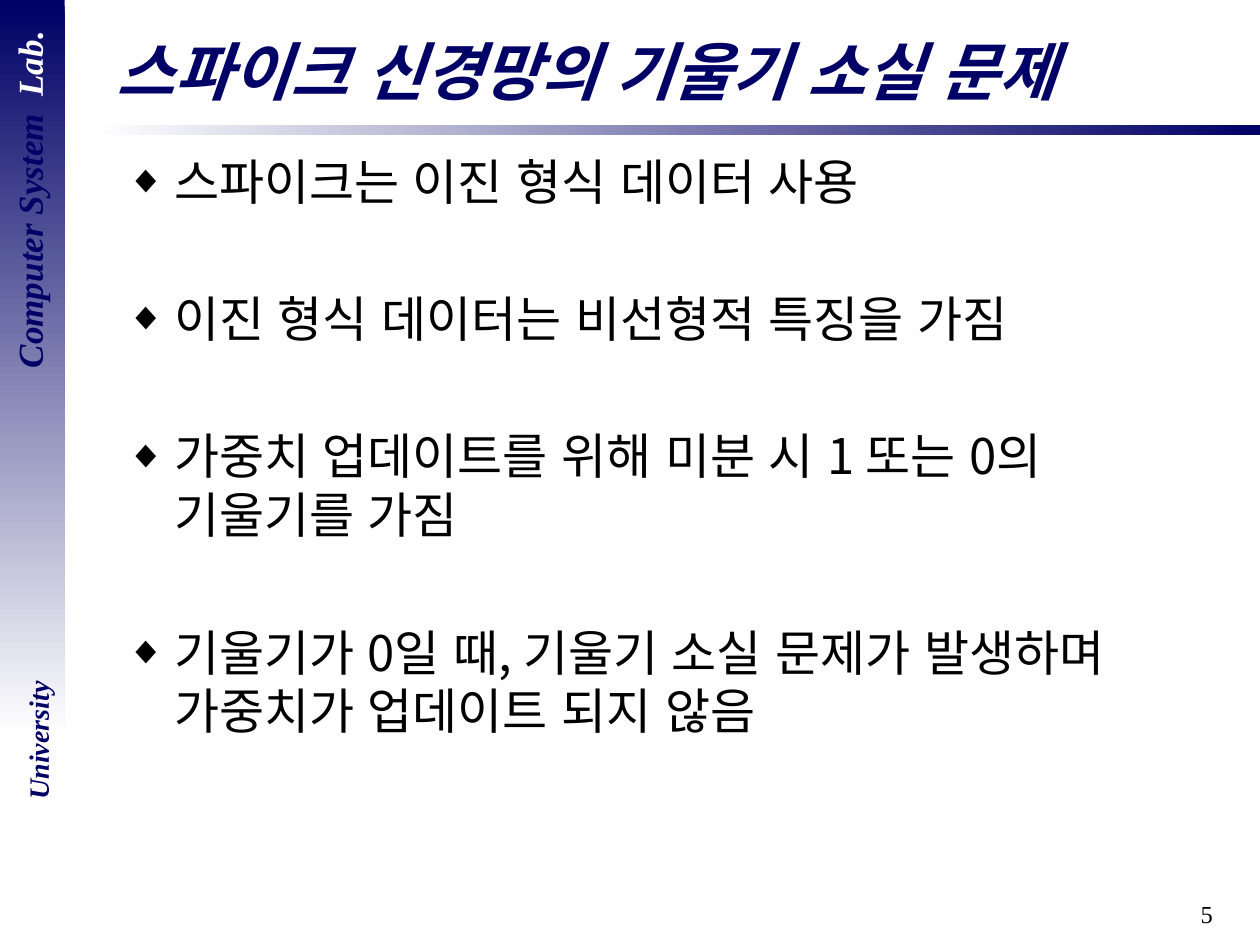
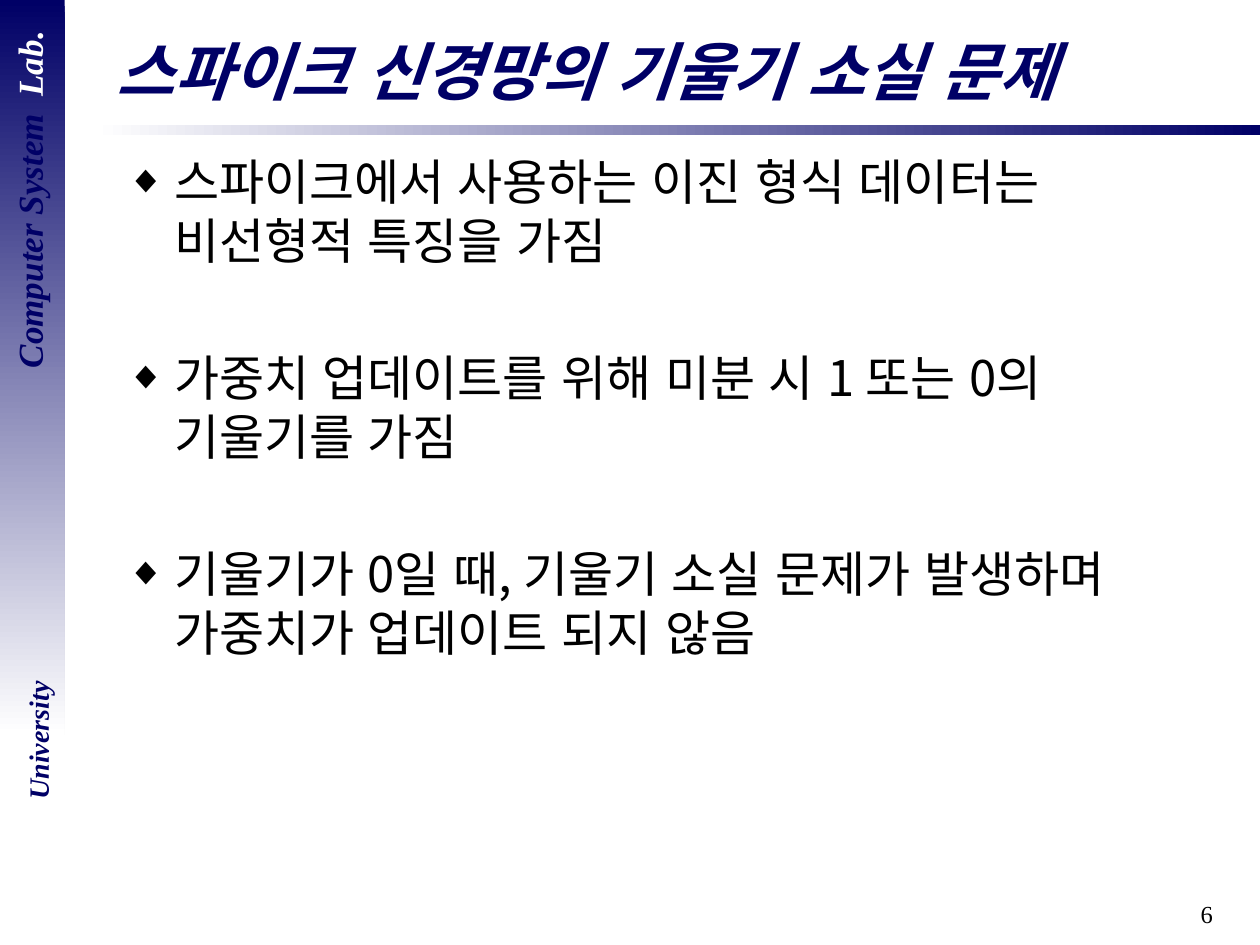
Before and after one commit to DevelopLee20/SNN, a slide deck: slide 6 of cs semina/졸업 논문 심사.pptx (slide 5 before the commit). Drawn at 1260x945 pixels with LibreOffice and Linux fonts; fonts in the diff are those of the drawing; background and template pictures are left out. Boxes give left, top, right and bottom in pixels: in the first picture for what was removed or moved away, otherwise in the second. Text is boxed around its words. In the diff, an @@ line names an element or a change of style, - is before the commit and + after.

```diff
--- a/cs semina/졸업 논문 심사.pptx
+++ b/cs semina/졸업 논문 심사.pptx
@@ text at [174,159,1039,263]: text changed @@
-◆ 스파이크는 이진 형식 데이터 사용
-◆ 이진 형식 데이터는 비선형적 특징을 가짐
+◆ 스파이크에서 사용하는 이진 형식 데이터는 비선형적 특징을 가짐
@@ page number at [1201,906,1213,924]: text changed @@
-5
+6
```
Also in this commit, not shown: 4 other slides changed, 2 slides added, 2 slides removed.
